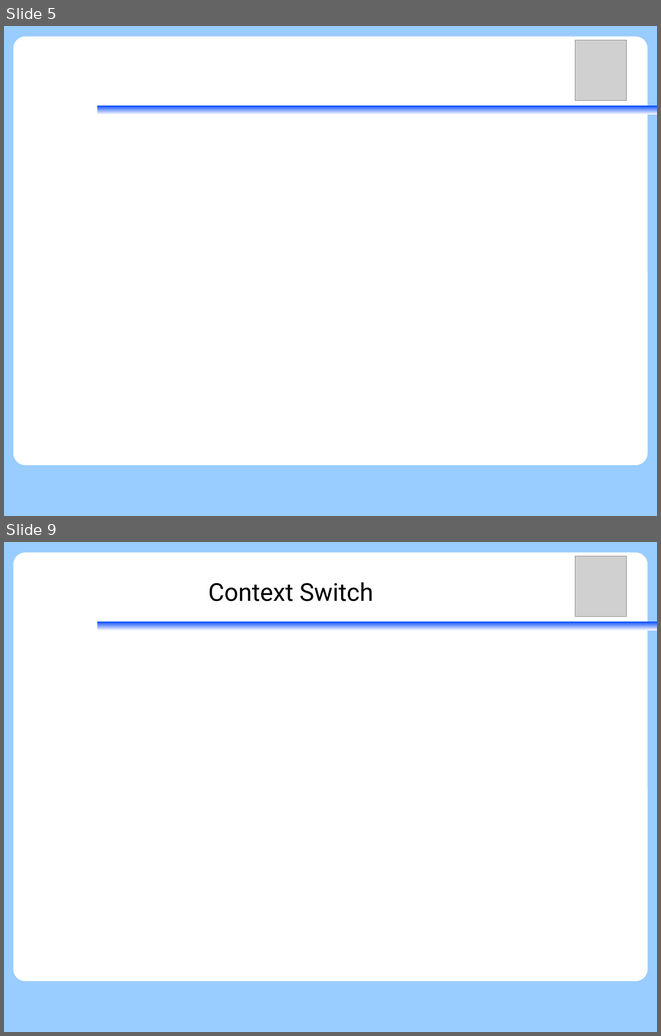
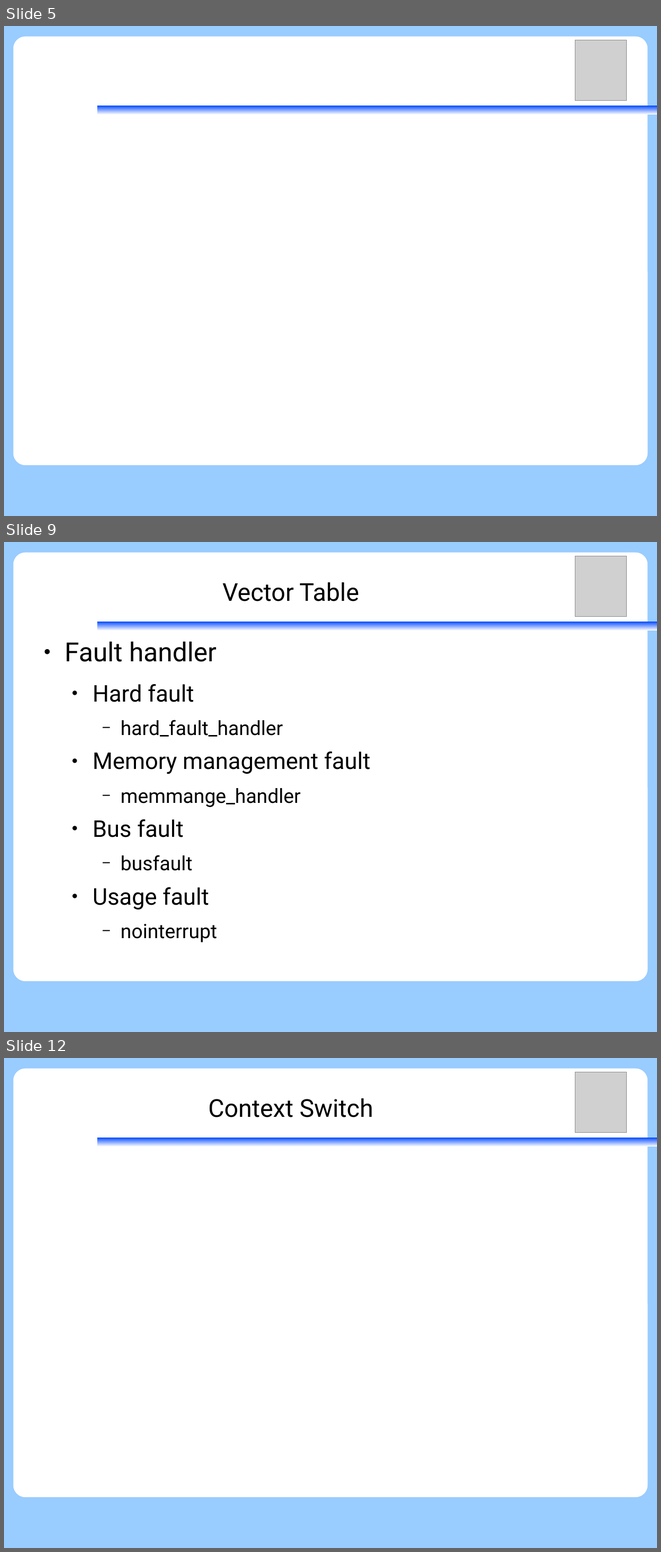
Before and after one commit to vh21/documents, a slide deck: ukernel/f9-microkernel-mcu-integration.odp. Shown one above the other, each under a label of ours: slides 5 and 9 before the commit, slides 5, 9 and 12 after it; the slides between them are not shown. The pictures are 661x1036 and 661x1552 pixels, drawn with LibreOffice and Linux fonts; fonts in the diff are those of the drawing; grey boxes stand for pictures. Boxes give left, top, right and bottom in pixels: in the first picture for what was removed or moved away, otherwise in the second. Text is boxed around its words. In the diff, an @@ line names an element or a change of style, - is before the commit and + after.

Commit message:
ukernel: f9kernel: add interrupt vectors to mcu integration

```diff
--- a/ukernel/f9-microkernel-mcu-integration.odp
+++ b/ukernel/f9-microkernel-mcu-integration.odp
@@ slide 9 added at bbox=[4, 542, 657, 1032], background #99CCFF; not listed: 3 template elements that a slide beside it also shows @@
@@ picture added at bbox=[576, 556, 627, 617] @@
@@ title added at bbox=[222, 582, 359, 601], 30 pt, text #000000 @@
+Vector Table
@@ text added at bbox=[64, 641, 370, 942], 24 pt, text #000000 @@
+● Fault handler
+  ● Hard fault
+    − hard_fault_handler
+  ● Memory management fault
+    − memmange_handler
+  ● Bus fault
+    − busfault
+  ● Usage fault
+    − nointerrupt
@@ what was slide 9 is now slide 12 @@
```
Also in this commit, not shown: 5 other slides added, 3 slides removed.
